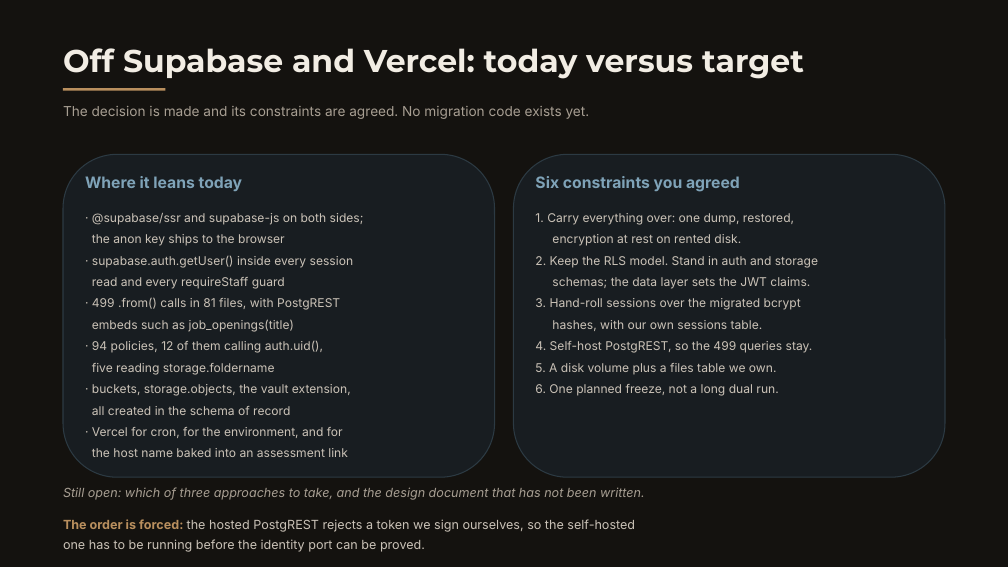
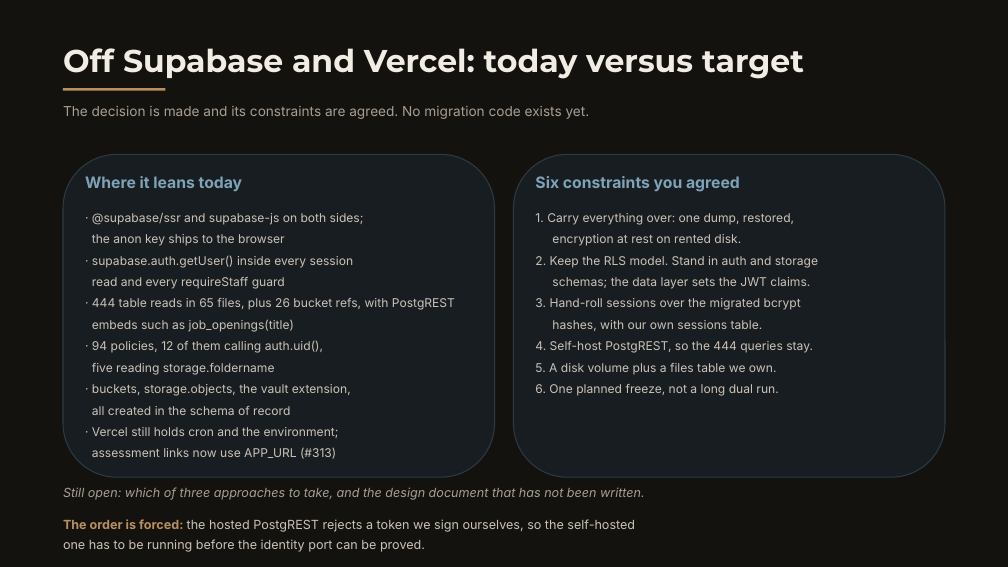
Before and after one commit to MahmoudMuslim/sharmdreamsgroup_recruitment, a slide deck: slide 16 of docs/Talent-Cloud-status-2026-10-20.pptx. Drawn at 1008x567 pixels with LibreOffice and Linux fonts; fonts in the diff are those of the drawing. Boxes give left, top, right and bottom in pixels: in the first picture for what was removed or moved away, otherwise in the second. Text is boxed around its words. In the diff, an @@ line names an element or a change of style, - is before the commit and + after.

Commit message:
docs(status): correct four figures that did not survive their own verification
Writing the report meant re-deriving every number, which found mistakes in
the deck I had just committed and in the report's first draft:

- The task ledger holds 320 closed tasks, not 321, against 47 open.
- A bare grep for ".from(" returns 499 lines, but 29 of those are
  Buffer/Array/Object.from. The figure that sizes the PostgREST decision is
  444 table reads across 65 files, plus 26 that name a bucket or table by
  variable.
- Assessment links stopped carrying a hard-coded deploy host in #313; the
  migration slide still described the old state.
- The Settings -> Languages gap is narrower than first written, and worse:
  the storage (app_settings rows keyed i18n.<locale>), the reader that
  already runs in layout, and the AI routing chain all exist. Only the
  console and its writer are missing, so #376 is now one page and one
  action rather than a feature build.

Both artifacts carry the same corrected basis so neither can be cited for a
stale number.

```diff
--- a/docs/Talent-Cloud-status-2026-10-20.pptx
+++ b/docs/Talent-Cloud-status-2026-10-20.pptx
@@ text at [92, 213, 455, 459]: text changed @@
-· @supabase/ssr and supabase-js on both sides;
-the anon key ships to the browser
-· supabase.auth.getUser() inside every session
-read and every requireStaff guard
-· 499 .from() calls in 81 files, with PostgREST
-embeds such as job_openings(title)
-· 94 policies, 12 of them calling auth.uid(),
-five reading storage.foldername
-· buckets, storage.objects, the vault extension,
-all created in the schema of record
-· Vercel for cron, for the environment, and for
-the host name baked into an assessment link
+· @supabase/ssr and supabase-js on both sides;
+the anon key ships to the browser
+· supabase.auth.getUser() inside every session
+read and every requireStaff guard
+· 444 table reads in 65 files, plus 26 bucket refs, with PostgREST
+embeds such as job_openings(title)
+· 94 policies, 12 of them calling auth.uid(),
+five reading storage.foldername
+· buckets, storage.objects, the vault extension,
+all created in the schema of record
+· Vercel still holds cron and the environment;
+assessment links now use APP_URL (#313)
@@ text at [535, 213, 818, 396]: text changed @@
-1. Carry everything over: one dump, restored,
-encryption at rest on rented disk.
-2. Keep the RLS model. Stand in auth and storage
-schemas; the data layer sets the JWT claims.
-3. Hand-roll sessions over the migrated bcrypt
-hashes, with our own sessions table.
-4. Self-host PostgREST, so the 499 queries stay.
-5. A disk volume plus a files table we own.
-6. One planned freeze, not a long dual run.
+1. Carry everything over: one dump, restored,
+encryption at rest on rented disk.
+2. Keep the RLS model. Stand in auth and storage
+schemas; the data layer sets the JWT claims.
+3. Hand-roll sessions over the migrated bcrypt
+hashes, with our own sessions table.
+4. Self-host PostgREST, so the 444 queries stay.
+5. A disk volume plus a files table we own.
+6. One planned freeze, not a long dual run.
```
Also in this commit, not shown: 6 other slides changed, 1 other file.
